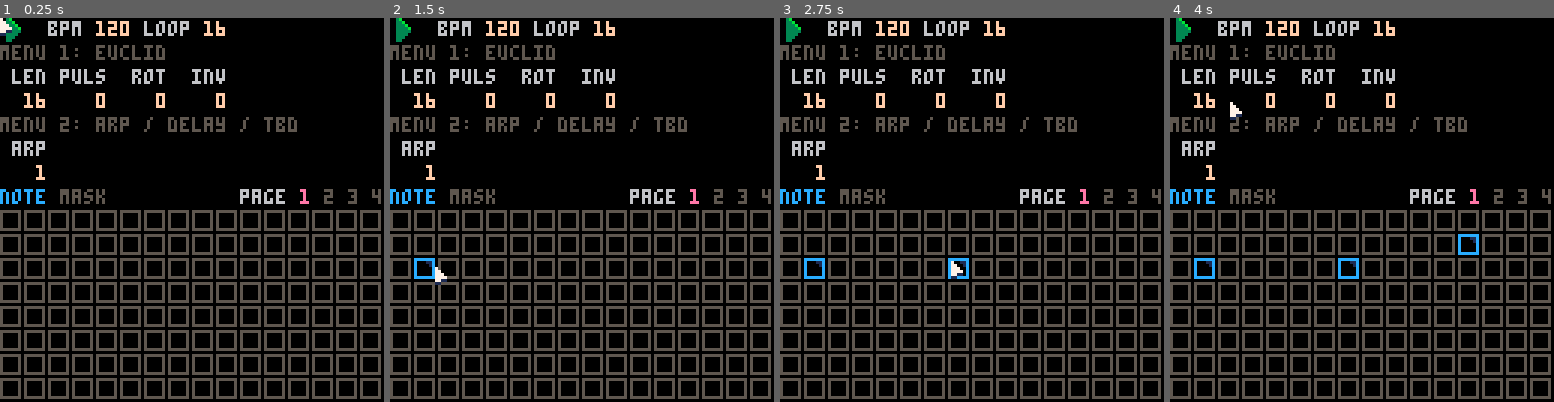
Above: before the commit, frames 1-4 (left to right).
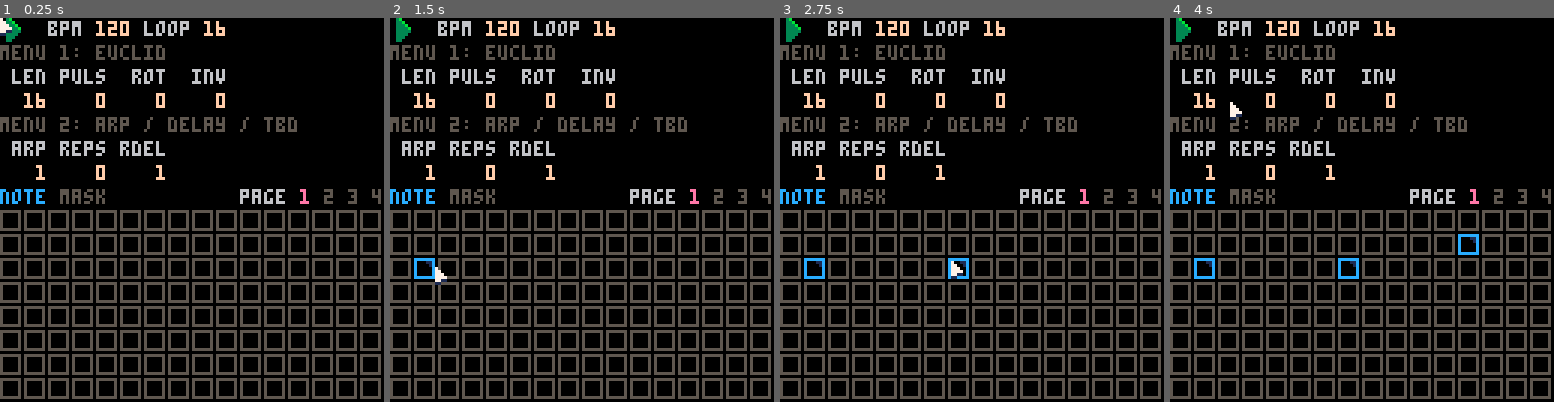
Above: after the commit, the same moments.

Repository: luchak/euclidean_arp
Game: PICO-8 cartridge demo.p8
Same seed, same stepped clock (60 frames per second), same inputs: the game is played once before the commit and once after it.
Inputs (mouse positions are in pixels of both pictures, inside the frame that each line leads up to):
- Up to frame 1 (0.25 s): no input
- Up to frame 2 (1.5 s): click (670, 121) at 0.67 s; click (436, 267) at 1.22 s
- Up to frame 3 (2.75 s): click (887, 114) at 1.77 s; click (952, 259) at 2.32 s
- Up to frame 4 (4 s): click (1404, 106) at 2.87 s; click (1465, 256) at 3.42 s; click (1231, 102) at 3.97 s

The runs differ from the first frame. In frame 1, 0.6% of the frame differs, in the area x 15-43%, y 32-43%; in frame 2, 0.6%; in frame 3, 0.6%; in frame 4, 0.6%.

Commit message:
Add note repeat

Diff:
--- a/demo.p8
+++ b/demo.p8
@@ -82,10 +82,22 @@
 
  ui_add(label_new(0,32,5,'menu 2: arp / delay / tbd'))
  ui_add(label_new(4,40,6,'arp'))
+ ui_add(label_new(20,40,6,'reps'))
+ ui_add(label_new(40,40,6,'rdel'))
  ui_add(num_spinner_new(
   0,48,15,4,1,#arps,0.1,1,
   function() return seq.euclid_arp end,
   function(x) seq.euclid_arp=x seq:euclid_gen() end
+ ))
+ ui_add(num_spinner_new(
+  20,48,15,4,0,3,0.1,1,
+  function() return seq.euclid_note_reps end,
+  function(x) seq.euclid_note_reps=x seq:euclid_gen() end
+ ))
+ ui_add(num_spinner_new(
+  40,48,15,4,1,8,0.1,1,
+  function() return seq.euclid_rep_del end,
+  function(x) seq.euclid_rep_del=x seq:euclid_gen() end
  ))
 
  ui_add(text_momentary_new(
--- a/seq.p8.lua
+++ b/seq.p8.lua
@@ -98,6 +98,8 @@
   euclid_len=16,
   euclid_inv=0,
   euclid_arp=1,
+  euclid_note_reps=0,
+  euclid_rep_del=1,
 
   euclid_notes={0,4,7,10},
   euclid_note_set=set({0,4,7,10})
@@ -150,18 +152,33 @@
 
   self.loop=self.euclid_len
 
+  -- place pulses and shift
   if self.euclid_pulses > 0 then
    for x=0,self.loop-1,self.loop/self.euclid_pulses do
-    local idx=((x+.5)\1+self.euclid_shift)%self.loop
-    self.gate[idx]=true
+    local idx=((x+.5)\1+self.euclid_shift)
+    self.gate[idx%self.loop]=true
    end
   end
 
-  local arp=arps[self.euclid_arp](self.euclid_notes)
+  -- invert pulses
   for i=0,self.loop-1 do
    if (self.euclid_inv>0) self.gate[i]=not self.gate[i]
+  end
 
-   if (self.gate[i]) self.note[i]=arp()
+  -- assign arp notes and add repeats
+  local arp=arps[self.euclid_arp](self.euclid_notes)
+  local last_gate,arp_note
+  for i=0,self.loop-1 do
+   if self.gate[i] then
+    last_gate=i
+    arp_note=arp()
+    self.note[i]=arp_note
+   else
+    if last_gate and (i-last_gate)%self.euclid_rep_del==0 and i-last_gate<=self.euclid_note_reps*self.euclid_rep_del then
+     self.gate[i]=true
+     self.note[i]=arp_note
+    end
+   end
   end
  end
 
Not shown, changed: the thumbnail (__label__) section of demo.p8
